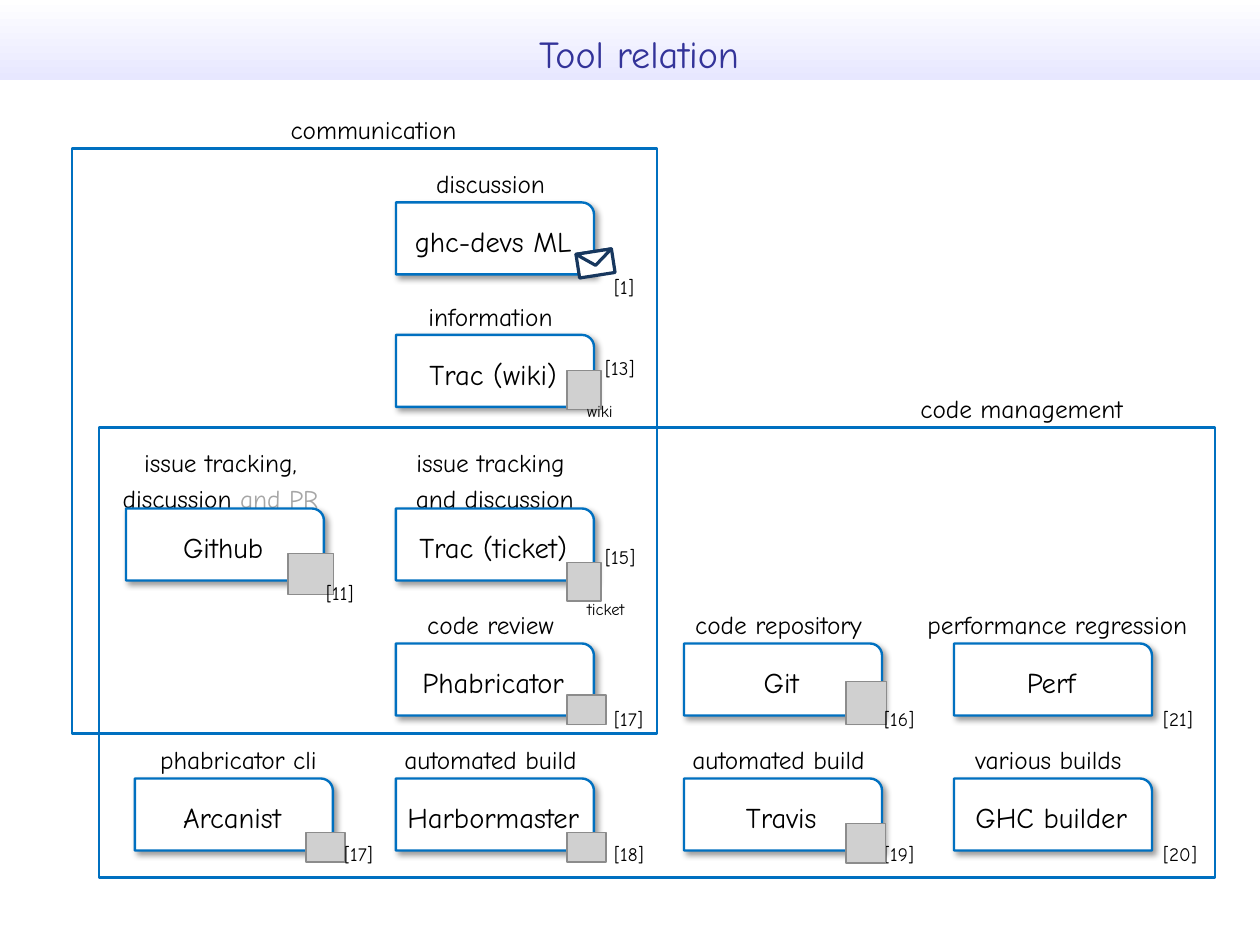
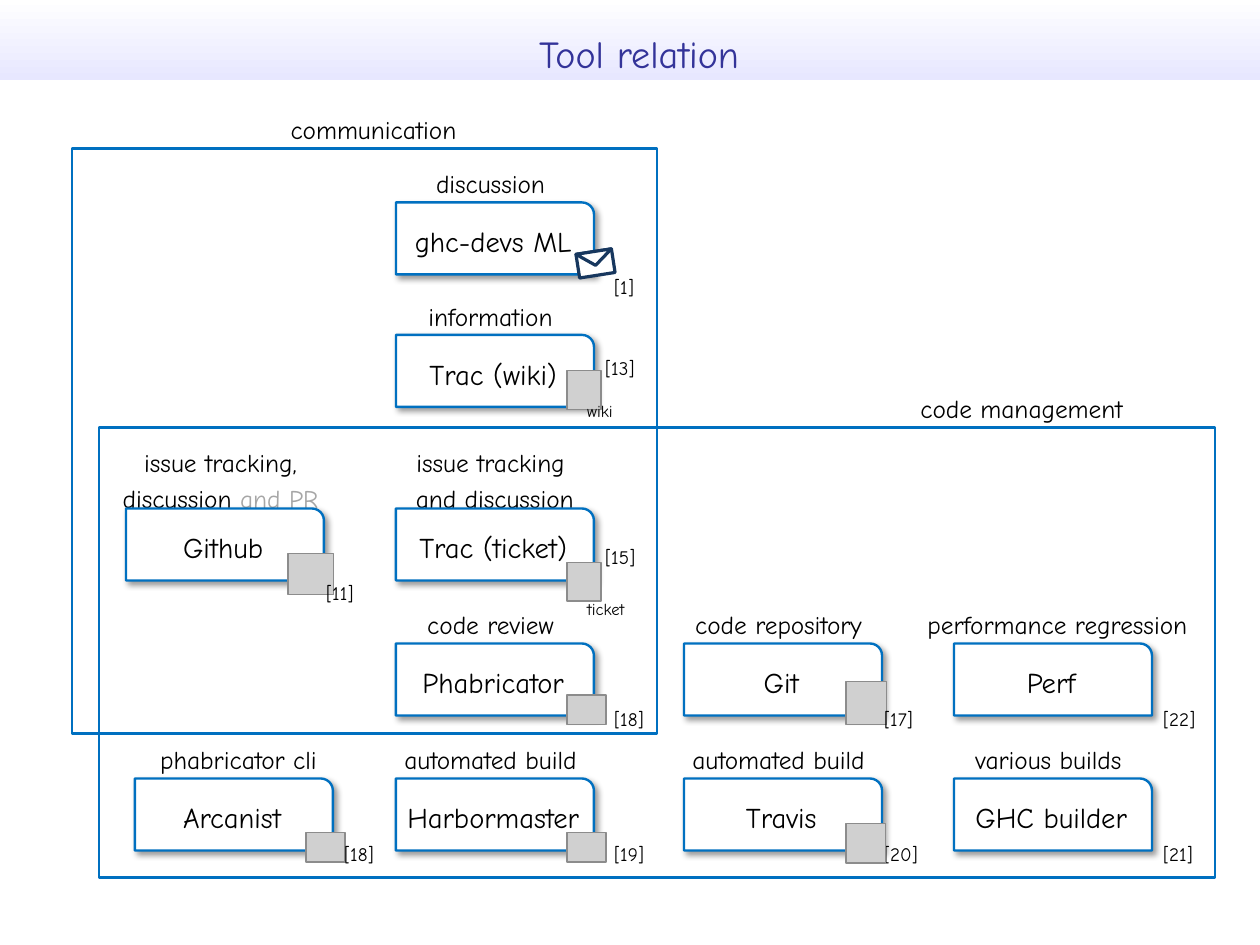
Before and after one commit to takenobu-hs/ghc-development-flow, a slide deck: slide 17 of src/ghc_development_flow.pptx (slide 13 before the commit). Drawn at 1260x945 pixels with LibreOffice and Linux fonts; fonts in the diff are those of the drawing; grey boxes stand for pictures. Boxes give left, top, right and bottom in pixels: in the first picture for what was removed or moved away, otherwise in the second. Text is boxed around its words. In the diff, an @@ line names an element or a change of style, - is before the commit and + after.

```diff
--- a/src/ghc_development_flow.pptx
+++ b/src/ghc_development_flow.pptx
@@ text "[18]" rewrapped from bbox=[614, 846, 643, 864] to bbox=[614, 711, 643, 733] @@
@@ text removed at bbox=[614, 711, 643, 733] @@
-[17]
@@ text at bbox=[884, 709, 913, 729]: text changed @@
-[16]
+[17]
@@ text added at bbox=[1163, 711, 1195, 729], 12 pt, text #000000 @@
+[22]
@@ text "[21]": place and size @@
-text "[21]" at bbox=[1163, 711, 1193, 729]
+text "[21]" at bbox=[1163, 846, 1193, 864]
@@ text at bbox=[344, 844, 373, 864]: text changed @@
-[17]
+[18]
@@ text added at bbox=[614, 846, 644, 864], 12 pt, text #000000 @@
+[19]
@@ text at bbox=[884, 844, 918, 864]: text changed @@
-[19]
+[20]
@@ text removed at bbox=[1163, 846, 1197, 864] @@
-[20]
```
Also in this commit, not shown: 8 other slides changed, 6 slides added, 1 other file.
